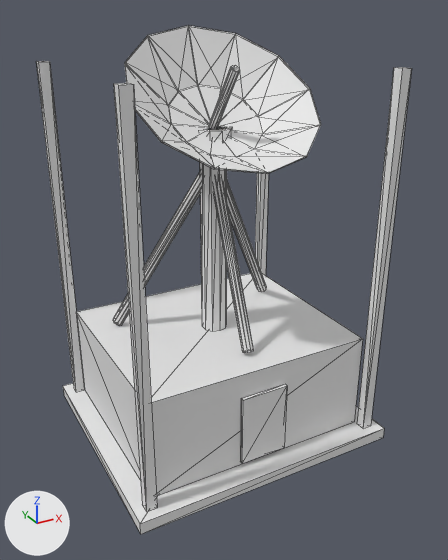
A saved change to the glTF model assets/source/buildings/directorate/sources/operational/radar_lod1.gltf.
Both versions are drawn from a 50 mm lens placed at (-0.667, -1.264, 0.534), pointed at (0.006, -0.041, -0.077). Lighting does not change. The marker at lower left points along +X, +Y and +Z. The first picture is the older version. Mesh edges are drawn as thin lines. Vertices at exactly the same position are counted once.

In view in the first picture: 'radar_lod1'.
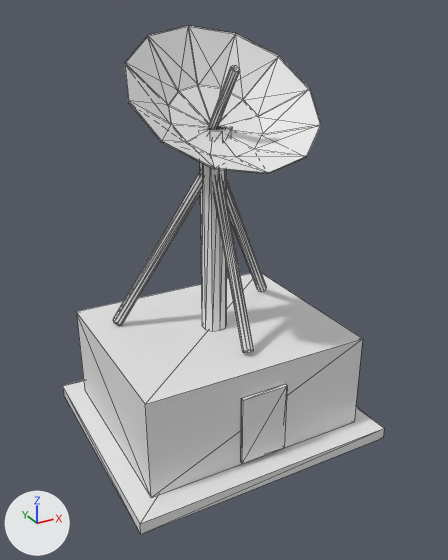
The change, as a list of edits to the scene's bpy script:
```text
Change me_radar_lod1:
    used by ob_radar_lod1; location = (0.0, 0.0, 0.0)
    verts and faces of me_radar_lod1; kept vertices keep their numbers, new ones are numbered from 231
    before: 8 (-0.315, 0.25, -0.47) at pixel (76, 392), 9 (-0.315, 0.25, 0.42) at pixel (38, 62), 10 (-0.315, 0.275, 0.42) at pixel (36, 61), 11 (-0.315, 0.275, -0.47) at pixel (73, 387), 12 (-0.29, 0.275, -0.47)
    before: 13 (-0.29, 0.275, 0.42) at pixel (47, 60), 14 (-0.29, 0.25, 0.42) at pixel (49, 61), 15 (-0.29, 0.25, -0.47) at pixel (84, 389)
    before: 16 (0.29, 0.25, -0.47), 17 (0.29, 0.25, 0.42), 18 (0.29, 0.275, 0.42), 19 (0.29, 0.275, -0.47), 20 (0.315, 0.275, -0.47)
    before: 21 (0.315, 0.275, 0.42), 22 (0.315, 0.25, 0.42) at pixel (272, 53), 23 (0.315, 0.25, -0.47)
    remove me_radar_lod1.from_pydata(...)  # 231 vertices, 396 faces; spans x -0.34..0.34, y -0.3..0.3, z -0.5..0.496
    add me_radar_lod1.from_pydata(...)  # 201 vertices, 348 faces; spans x -0.34..0.34, y -0.3..0.3, z -0.5..0.496
    me_radar_lod1 part 1: the loose piece of 8 vertices spanning x -0.315..-0.29, y -0.275..-0.25, z -0.47..0.42 is deleted
    me_radar_lod1 part 2: the loose piece of 8 vertices spanning x 0.29..0.315, y -0.275..-0.25, z -0.47..0.42 is deleted
    me_radar_lod1 part 3
    add delete_vertices([*range(8, 15)])  # with the faces that use them
    me_radar_lod1 part 4
    add delete_vertices([*range(17, 24)])  # with the faces that use them
```

Pixel boxes (x1, y1, x2, y2) of what changed, in the pictures (448 x 560 px):
'radar_lod1', reshaped (15% narrower): before (36, 25, 412, 534); after (63, 25, 384, 534)
part 1 of me_radar_lod1, deleted: before (114, 83, 157, 512)
part 2 of me_radar_lod1, deleted: before (357, 67, 412, 429)
part 3 of me_radar_lod1, deleted: before (36, 61, 85, 392)
part 4 of me_radar_lod1, deleted: before (255, 173, 269, 276)
